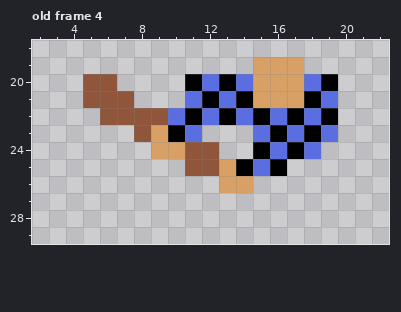
Edited in one commit: pixel-art file (Documents/Sprites/canoe.ase). Above, as it was before the edit.
32x32 pixels, 5 frames. Shown: old frame 4: x 2..22, y 18..29. The commit also changed other frames, which this record leaves out.
After the commit:
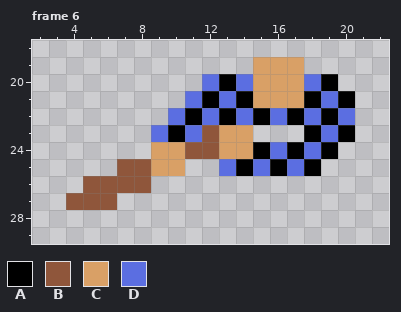
Palette (. is transparent): A #000000  B #8f563b  C #d9a066  D #5b6ee1
A new or re-ordered frame is compared with the old frame closest to it.
Changes in this commit:
{"change": "frames 5 -> 7"}
{"where": "frame 6 is new; against old frame 4, layer \"Layer 2\""}
{"frame":6,"y":20,"x":5,"old":"BB","new":".."}
{"frame":6,"y":20,"x":11,"old":"A","new":"."}
{"frame":6,"y":21,"x":5,"old":"BBB","new":"..."}
{"frame":6,"y":21,"x":20,"old":".","new":"A"}
{"frame":6,"y":22,"x":6,"old":"BBBB","new":"...."}
{"frame":6,"y":22,"x":20,"old":".","new":"D"}
{"frame":6,"y":23,"x":8,"old":"BC","new":".D"}
{"frame":6,"y":23,"x":12,"old":"...DAD","new":"BCC..."}
{"frame":6,"y":23,"x":20,"old":".","new":"A"}
{"frame":6,"y":24,"x":13,"old":"..","new":"CC"}
{"frame":6,"y":24,"x":19,"old":".","new":"A"}
{"frame":6,"y":25,"x":7,"old":"....BBC","new":"BBCC..D"}
{"frame":6,"y":25,"x":17,"old":"..","new":"DA"}
{"frame":6,"y":26,"x":5,"old":"....","new":"BBBB"}
{"frame":6,"y":26,"x":13,"old":"CC","new":".."}
{"frame":6,"y":27,"x":4,"old":"...","new":"BBB"}
{"label":"changed","picture_box":[66,74,355,210]}
